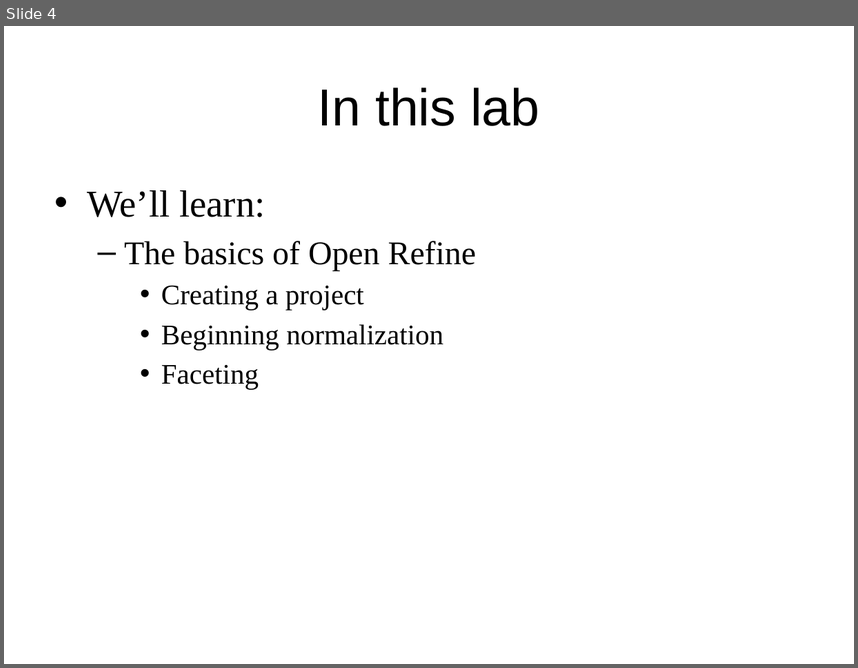
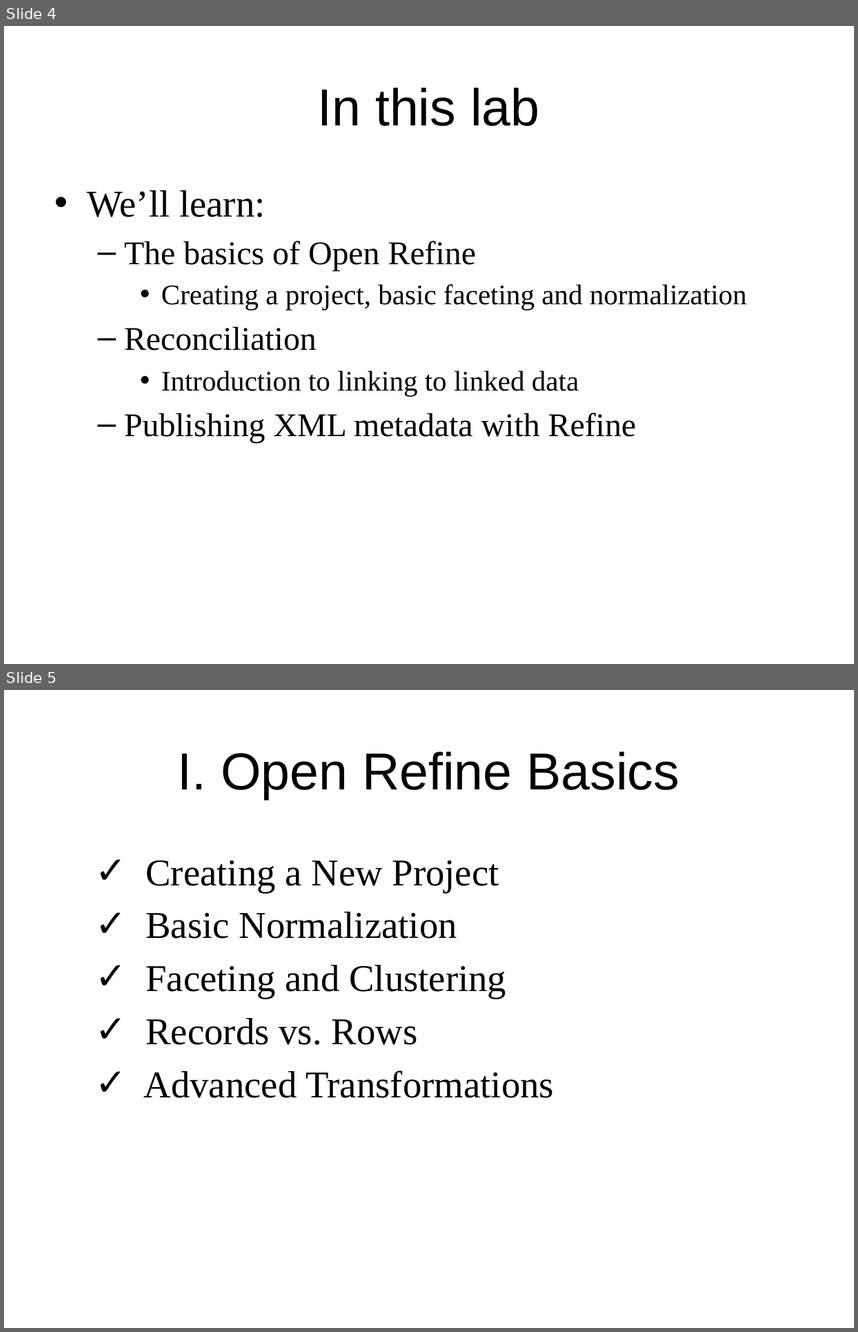
Before and after one commit to DataCurationWorkshop/HongKongCurationWorkshop, a slide deck: Day_2/Lab/Day_2Lab_OpenRefine.pptx. Shown one above the other, each under a label of ours: slide 4 before the commit, slides 4 and 5 after it. The pictures are 858x668 and 858x1332 pixels, drawn with LibreOffice and Linux fonts; fonts in the diff are those of the drawing; background and template pictures are left out. Boxes give left, top, right and bottom in pixels: in the first picture for what was removed or moved away, otherwise in the second. Text is boxed around its words. In the diff, an @@ line names an element or a change of style, - is before the commit and + after.

Commit message:
adding day 2 lab data and ppt

```diff
--- a/Day_2/Lab/Day_2Lab_OpenRefine.pptx
+++ b/Day_2/Lab/Day_2Lab_OpenRefine.pptx
@@ slide 5 added at [4,690,854,1328], background #FFFFFF @@
@@ title added at [178,751,680,799], 44 pt, text #000000 @@
+I. Open Refine Basics
@@ text added at [143,860,554,1098], 32 pt, text #000000 @@
+✓ Creating a New Project
+✓ Basic Normalization
+✓ Faceting and Clustering
+✓ Records vs. Rows
+✓ Advanced Transformations
@@ slide 4 changed as well @@
@@ text at [124,284,747,443]: text changed @@
-    • Creating a project
-    • Beginning normalization
-    • Faceting
+    • Creating a project, basic faceting and normalization
+  – Reconciliation
+    • Introduction to linking to linked data
+  – Publishing XML metadata with Refine
```
Also in this commit, not shown: 2 other slides changed, 22 other slides added, 6 other files.
